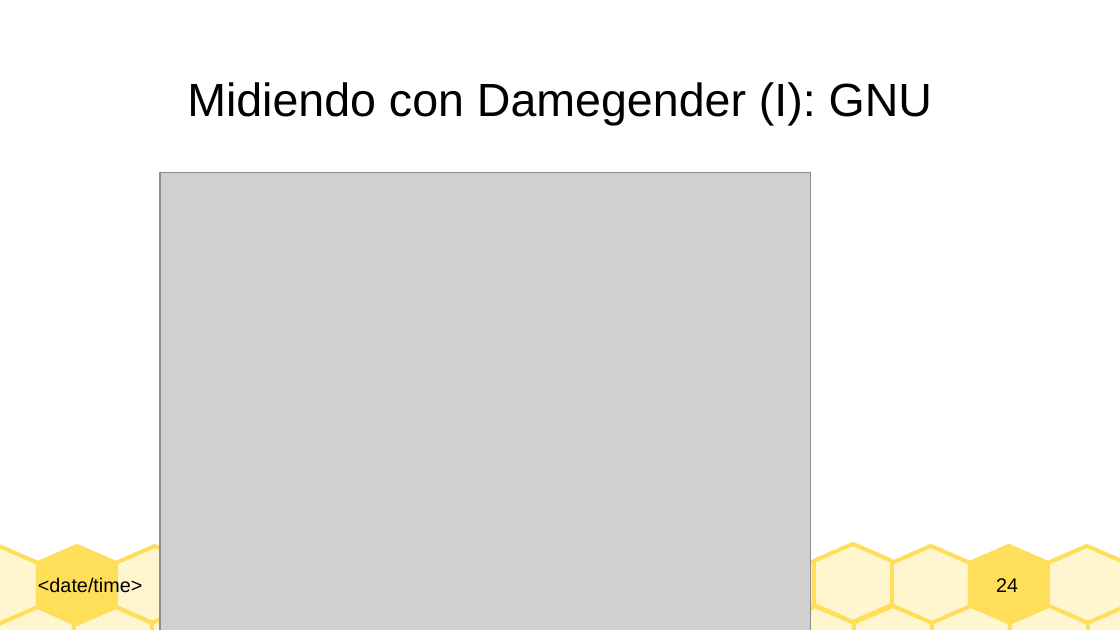
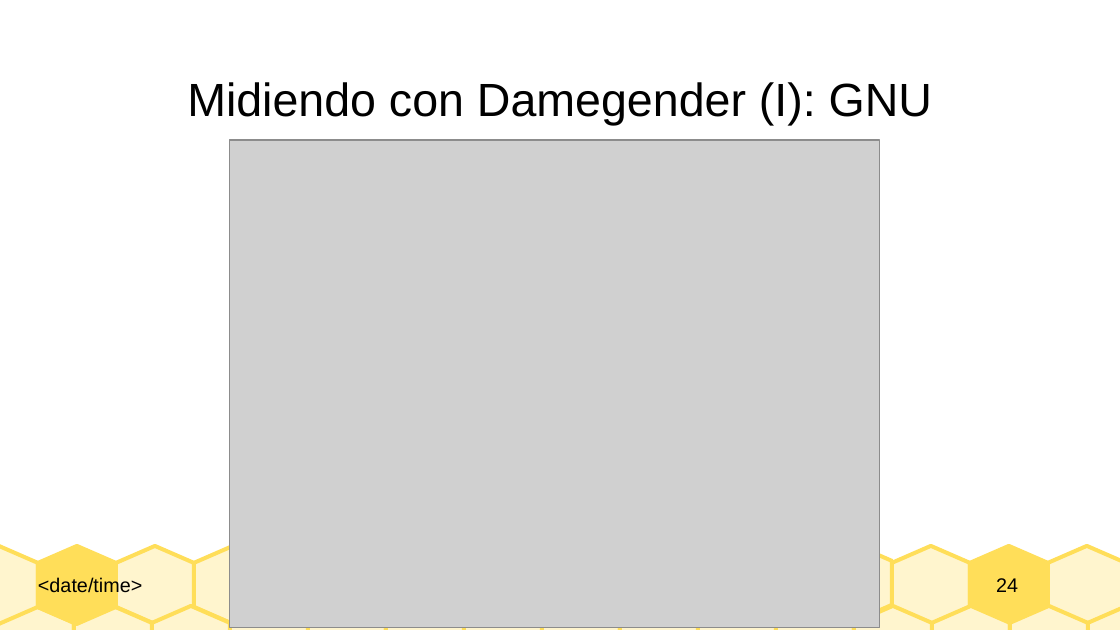
Before and after one commit to davidam/damegender, a slide deck: slide 24 of slides/brechagnulinux.odp. Drawn at 1120x630 pixels with LibreOffice and Linux fonts; fonts in the diff are those of the drawing; grey boxes stand for pictures. Boxes give left, top, right and bottom in pixels: in the first picture for what was removed or moved away, otherwise in the second. Text is boxed around its words. In the diff, an @@ line names an element or a change of style, - is before the commit and + after.

```diff
--- a/slides/brechagnulinux.odp
+++ b/slides/brechagnulinux.odp
@@ picture: place and size @@
-picture at [160,173,810,630]
+picture at [230,140,880,628]
@@ freeform shape: place and size @@
-freeform shape at [736,546,814,624]
+freeform shape at [194,546,272,624]
```
Also in this commit, not shown: 5 other slides changed, 1 slide added, 1 other file.
